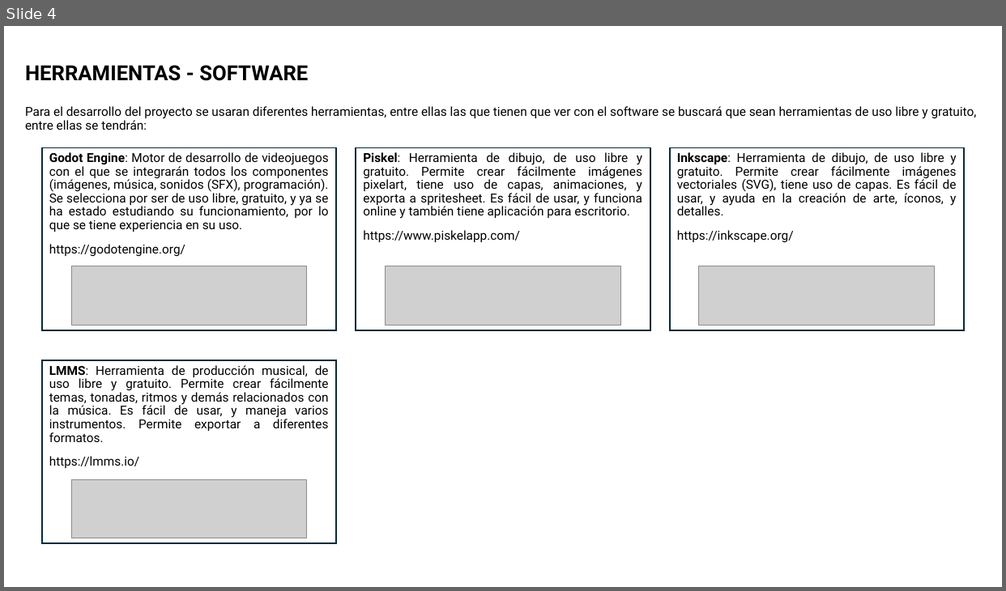
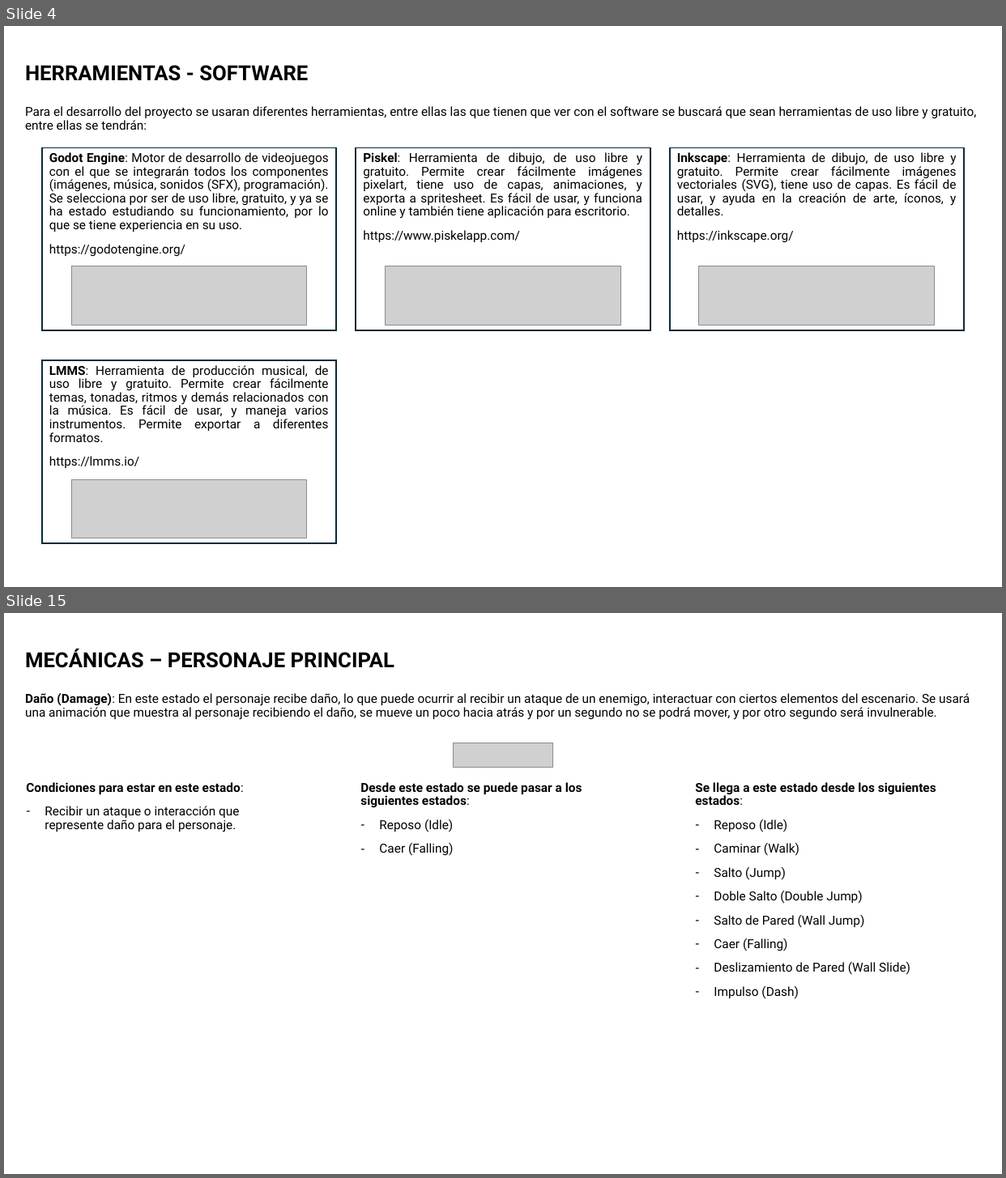
Before and after one commit to gaitanivan/Platformer-Game, a slide deck: docs/DOCUMENTO DE DISEÑO.pptx. Shown one above the other, each under a label of ours: slide 4 before the commit, slides 4 and 15 after it; the slides between them are not shown. The pictures are 1006x591 and 1006x1178 pixels, drawn with LibreOffice and Linux fonts; fonts in the diff are those of the drawing; grey boxes stand for pictures. Boxes give left, top, right and bottom in pixels: in the first picture for what was removed or moved away, otherwise in the second. Text is boxed around its words. In the diff, an @@ line names an element or a change of style, - is before the commit and + after.

```diff
--- a/docs/DOCUMENTO DE DISEÑO.pptx
+++ b/docs/DOCUMENTO DE DISEÑO.pptx
@@ slide 15 added at [4, 613, 1002, 1174], background #FFFFFF @@
@@ title added at [25, 649, 394, 668], 20 pt, text #000000, bold @@
+MECÁNICAS – PERSONAJE PRINCIPAL
@@ text added at [25, 693, 970, 720], 12 pt, text #000000 @@
+Daño (Damage): En este estado el personaje recibe daño, lo que puede ocurrir al recibir un ataque de un enemigo, interactuar con ciertos elementos del escenario. Se usará una animación que muestra al personaje recibiendo el daño, se mueve un poco hacia atrás y por un segundo no se podrá mover, y por otro segundo será invulnerable.
@@ picture added at [454, 743, 552, 767] @@
@@ text added at [26, 782, 244, 833], 12 pt, text #000000 @@
+Condiciones para estar en este estado:
+– Recibir un ataque o interacción que represente daño para el personaje.
@@ text added at [360, 782, 582, 856], 12 pt, text #000000, bold @@
+Desde este estado se puede pasar a los siguientes estados:
+– Reposo (Idle)
+– Caer (Falling)
@@ text added at [695, 782, 936, 999], 12 pt, text #000000 @@
+Se llega a este estado desde los siguientes estados:
+– Reposo (Idle)
+– Caminar (Walk)
+– Salto (Jump)
+– Doble Salto (Double Jump)
+– Salto de Pared (Wall Jump)
+– Caer (Falling)
+– Deslizamiento de Pared (Wall Slide)
+– Impulso (Dash)
```
Also in this commit, not shown: 1 slide changed, 11 other slides added, 25 other files.
